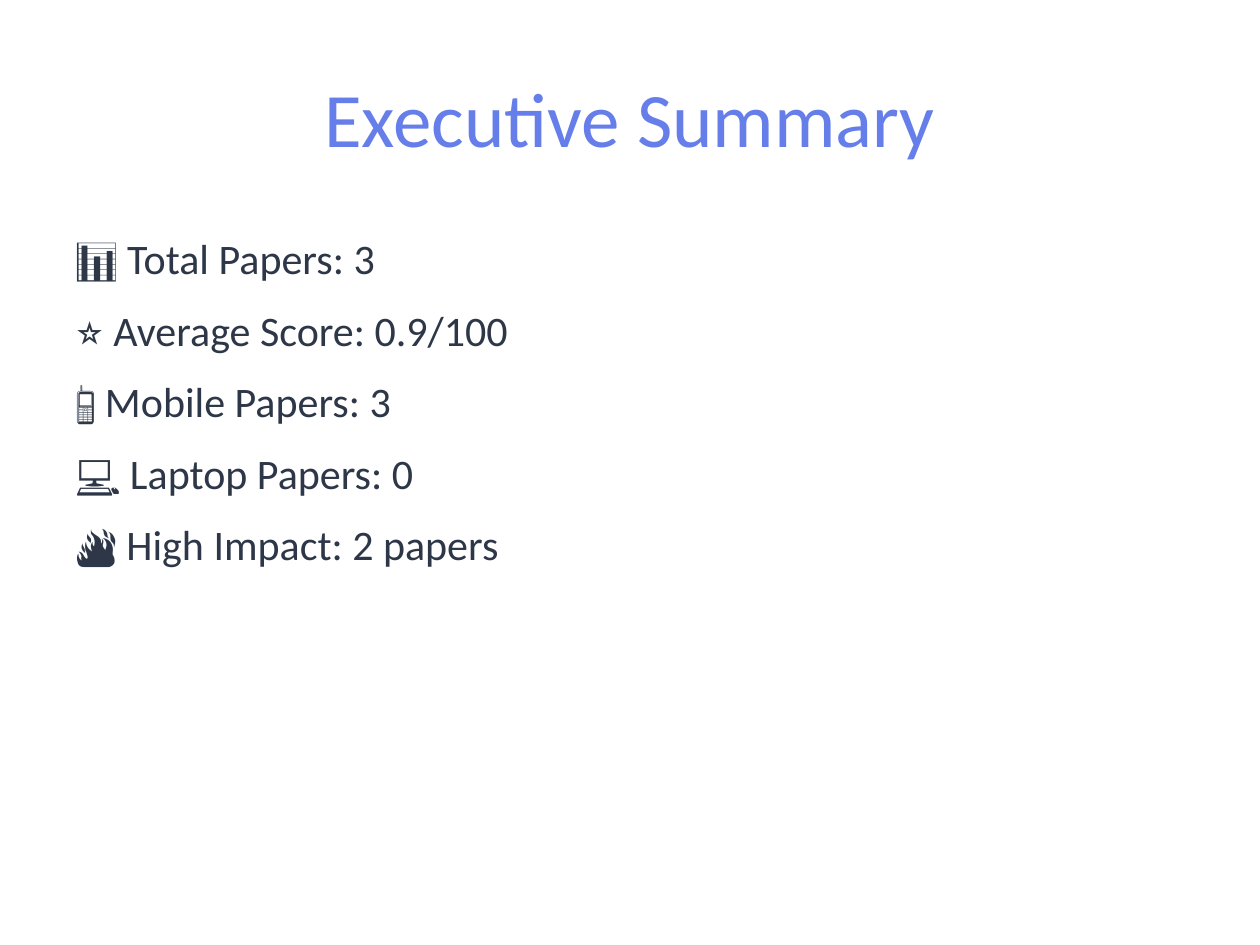
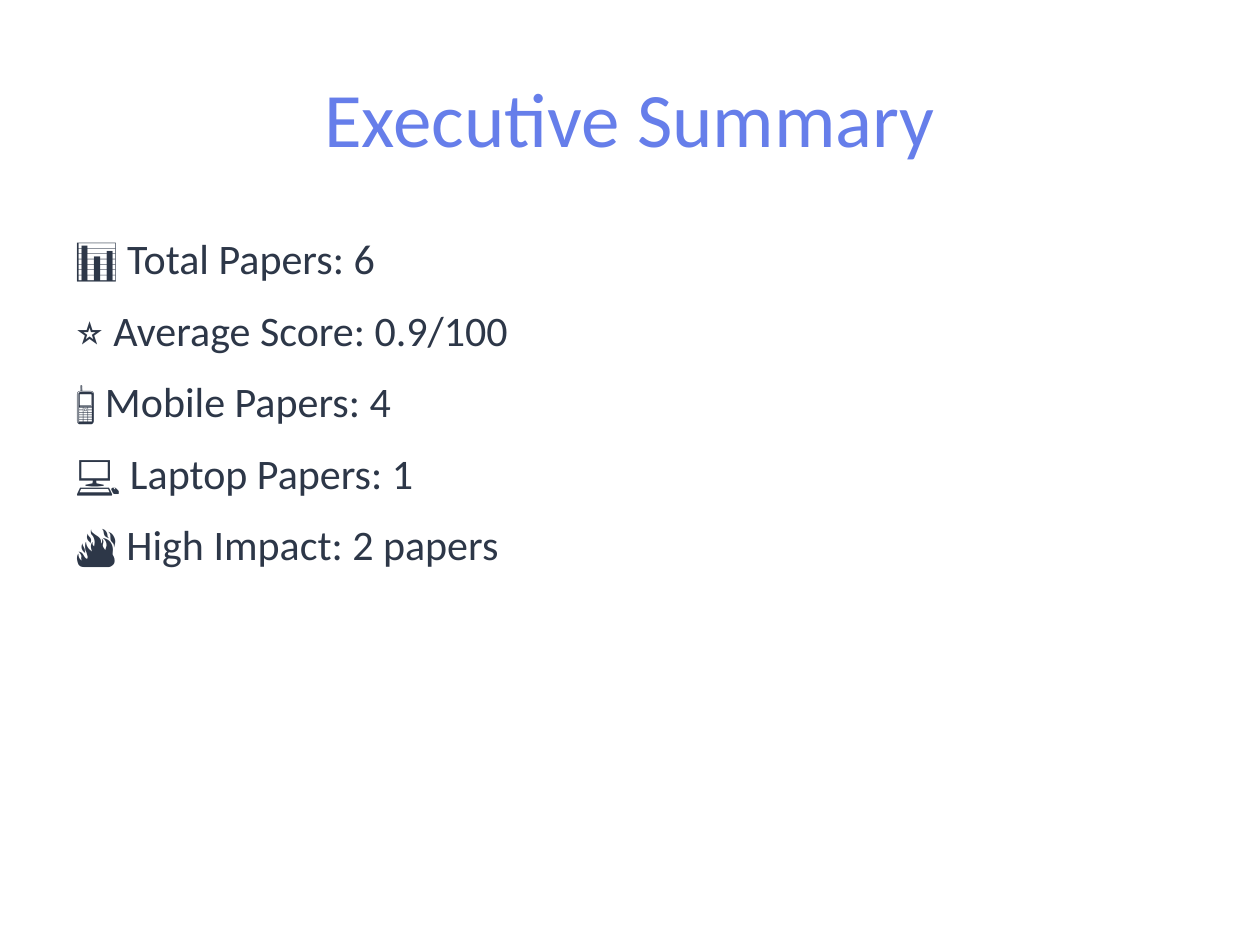
Before and after one commit to pbtsvinaysukhesh/dea-genai-agent, a slide deck: slide 2 of results/reports/report.pptx. Drawn at 1260x945 pixels with LibreOffice and Linux fonts; fonts in the diff are those of the drawing. Boxes give left, top, right and bottom in pixels: in the first picture for what was removed or moved away, otherwise in the second. Text is boxed around its words. In the diff, an @@ line names an element or a change of style, - is before the commit and + after.

```diff
--- a/results/reports/report.pptx
+++ b/results/reports/report.pptx
@@ text at [127,245,375,281]: text changed @@
-📊 Total Papers: 3
+📊 Total Papers: 6
@@ text at [105,388,413,496]: text changed @@
-📱 Mobile Papers: 3
-💻 Laptop Papers: 0
+📱 Mobile Papers: 4
+💻 Laptop Papers: 1
```
Also in this commit, not shown: 7 other slides changed, 3 slides added, 23 other files.
